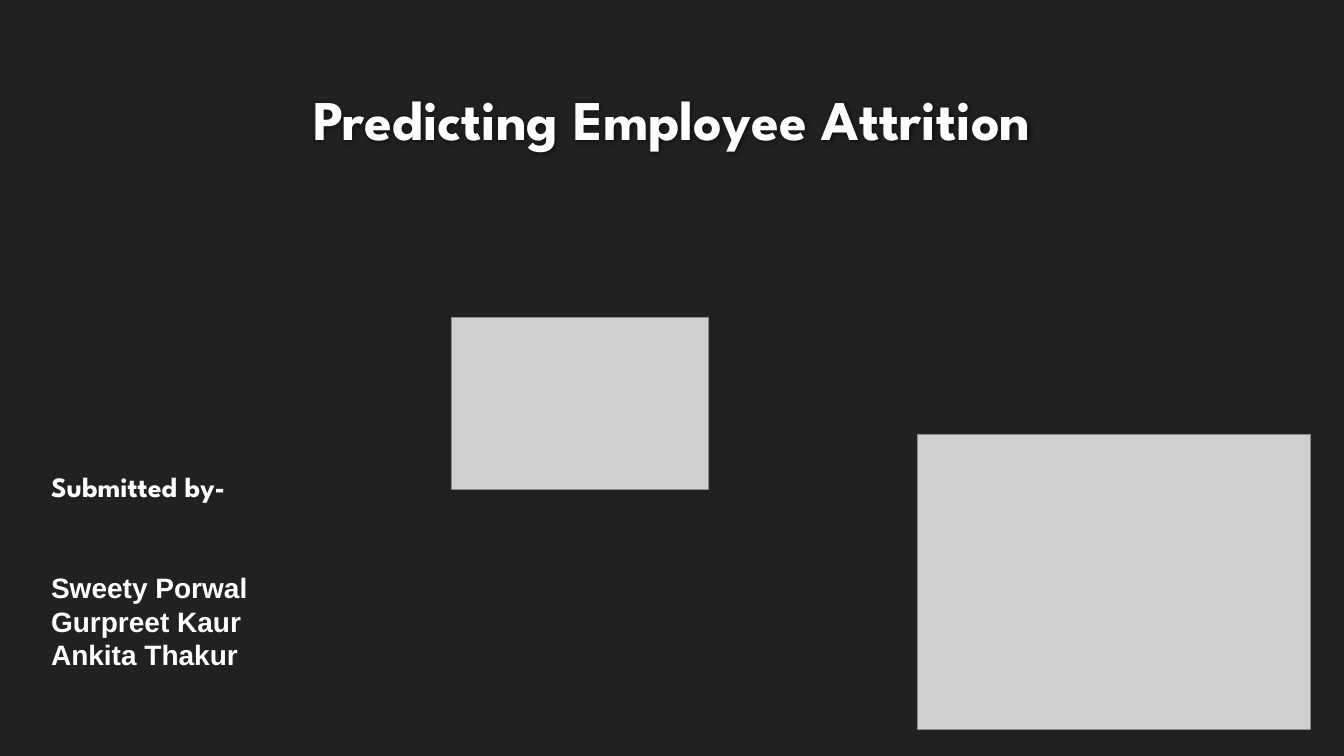
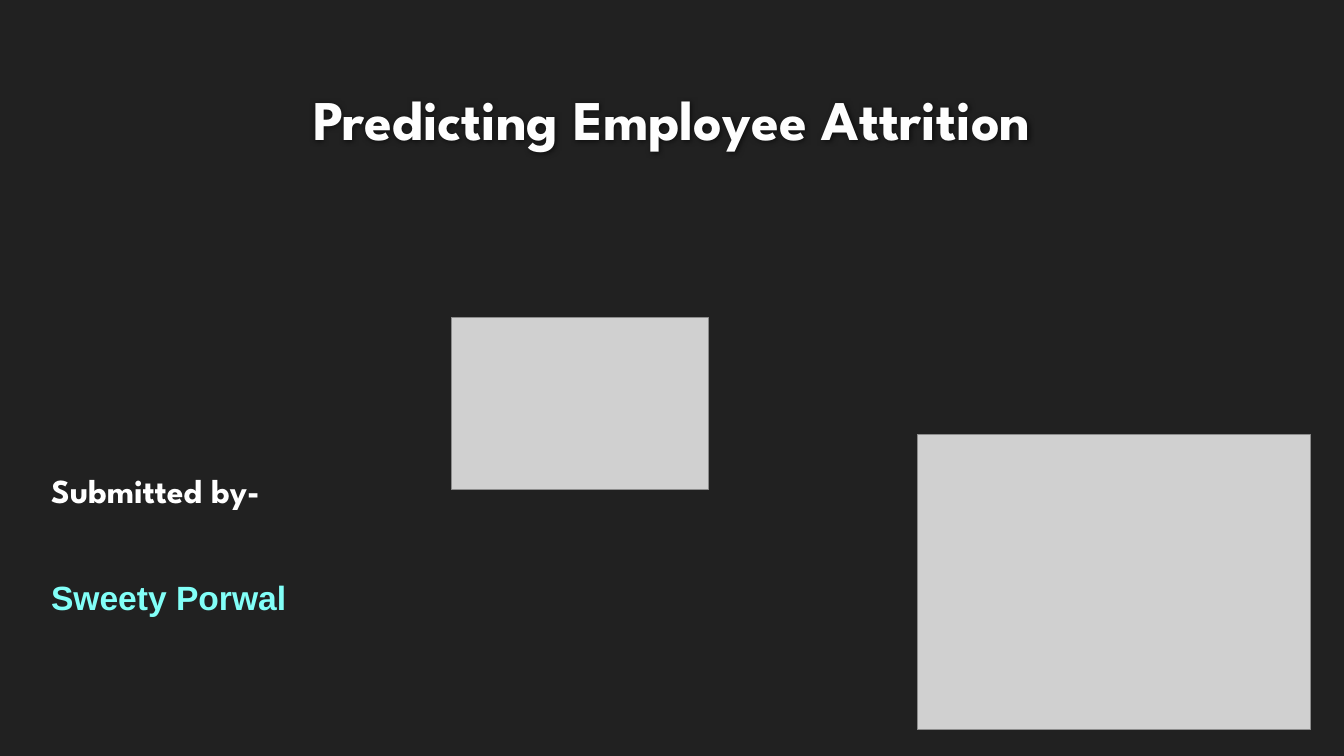
Before and after one commit to sweety21-coder/Attrition-analysis-and-prediction, a slide deck: slide 1 of Power Point/Predicting Employee Attrition.pptx. Drawn at 1344x756 pixels with LibreOffice and Linux fonts; fonts in the diff are those of the drawing; grey boxes stand for pictures; background and template pictures are left out. Boxes give left, top, right and bottom in pixels: in the first picture for what was removed or moved away, otherwise in the second. Text is boxed around its words. In the diff, an @@ line names an element or a change of style, - is before the commit and + after.

```diff
--- a/Power Point/Predicting Employee Attrition.pptx
+++ b/Power Point/Predicting Employee Attrition.pptx
@@ text "Submitted by-" at (51, 480, 286, 617): size 20 to 24 pt; text colour #FFFFFF to #82FFF8 in "Sweety Porwal" @@
@@ text at (51, 612, 241, 666): paragraphs removed @@
-Gurpreet Kaur
-Ankita Thakur
```
